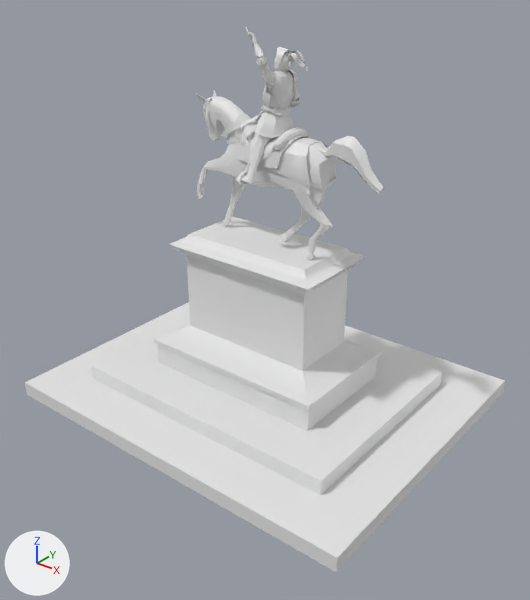
Before and after pictures for a commit that changed the Blender file Modelli_Finali/Ovest/MonumentoEquestre.blend.
Camera for both pictures: a 50 mm camera at (21.5, -31.5, 11.3) aimed at (-1.7, -2.6, -6.6). Every picture has the same lights, and +X, +Y and +Z are marked at lower left.

Objects in the first picture: 'Cavaliere', 'Cavallo', 'Piedistallo'.
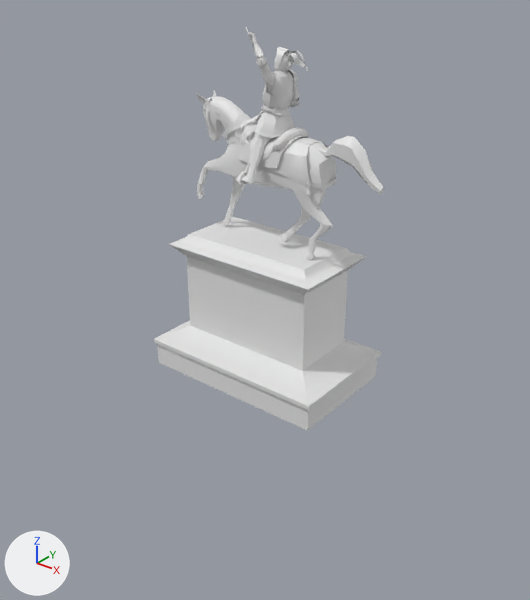
Commit message: monumentoequestre mozzato

Where the newer file only moved an object's origin or applied its transform, the numbers keep the older frame.

Pixel boxes (x1, y1, x2, y2) of what changed, in the pictures (530 x 600 px):
'Piedistallo', reshaped (53% narrower, 40% shorter): before (25, 217, 505, 573); after (154, 217, 381, 431)
part 1 of me_plane_022, deleted: before (25, 302, 505, 573)

What changed in the scene script:
```text
Change me_plane_022:
    used by ob_piedistallo; location = (-2.68, -1.24, -13.93)
    remove me_plane_022.from_pydata(...)  # 68 vertices, 66 faces; spans x -11.5..11.5, y -9.3..9.3, z 0.0..10.2
    add me_plane_022.from_pydata(...)  # 52 vertices, 50 faces; spans x -5.8..5.8, y -3.7..3.7, z 1.8..10.2
    me_plane_022 part 1
    16 vertices are removed from x -11.5..11.5, y -9.3..9.3, z 0.0..1.8
    16 faces are deleted
```
